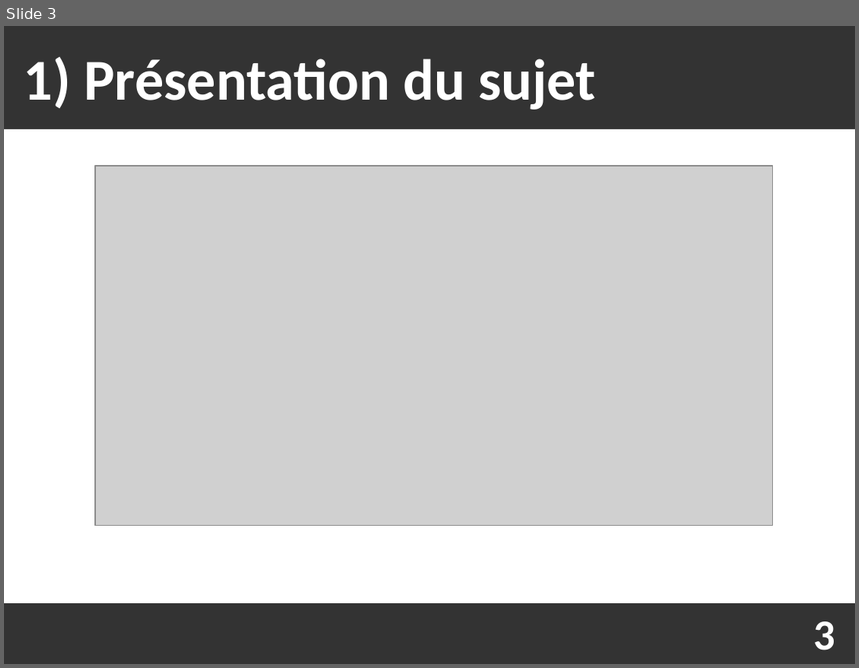
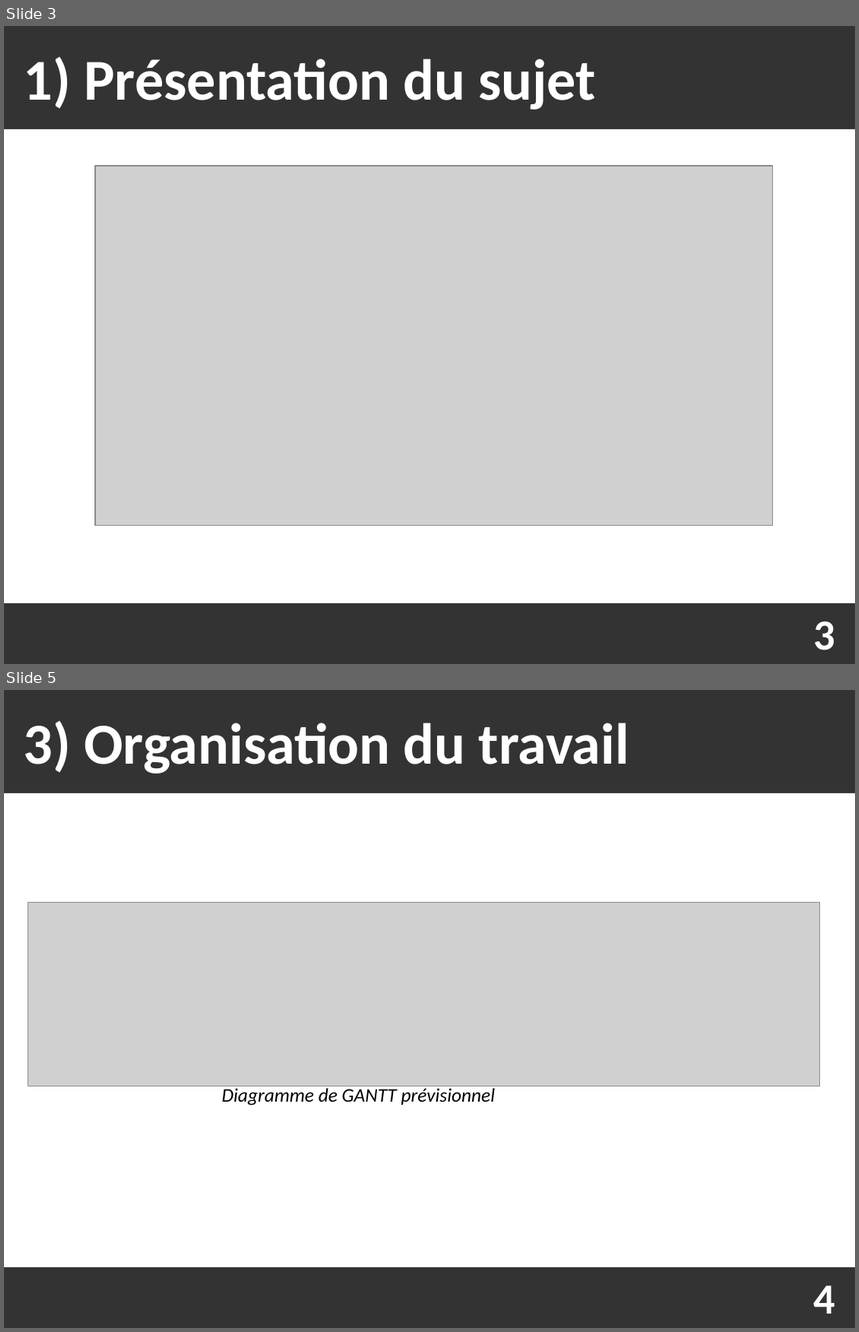
Before and after one commit to Fabou58/PROJET_5, a slide deck: soutenance/soutenance.odp. Shown one above the other, each under a label of ours: slide 3 before the commit, slides 3 and 5 after it; the slides between them are not shown. The pictures are 859x668 and 859x1332 pixels, drawn with LibreOffice and Linux fonts; fonts in the diff are those of the drawing; grey boxes stand for pictures. Boxes give left, top, right and bottom in pixels: in the first picture for what was removed or moved away, otherwise in the second. Text is boxed around its words. In the diff, an @@ line names an element or a change of style, - is before the commit and + after.

```diff
--- a/soutenance/soutenance.odp
+++ b/soutenance/soutenance.odp
@@ slide 5 added at (x1=4, y1=690, x2=855, y2=1328), background #333333 @@
@@ text added at (x1=24, y1=721, x2=629, y2=774), 54 pt, text #FFFFFF, bold @@
+3) Organisation du travail
@@ freeform shape added at (x1=4, y1=793, x2=855, y2=1268), fill #FFFFFF @@
@@ picture added at (x1=28, y1=904, x2=819, y2=1086) @@
@@ text added at (x1=222, y1=1086, x2=496, y2=1106), 18 pt, text #000000, italic @@
+Diagramme de GANTT prévisionnel
@@ text added at (x1=814, y1=1286, x2=836, y2=1314), 40 pt, text #FFFFFF, bold @@
+4
```
Also in this commit, not shown: 2 slides changed, 2 other slides added, 2 slides removed, 1 other file.
